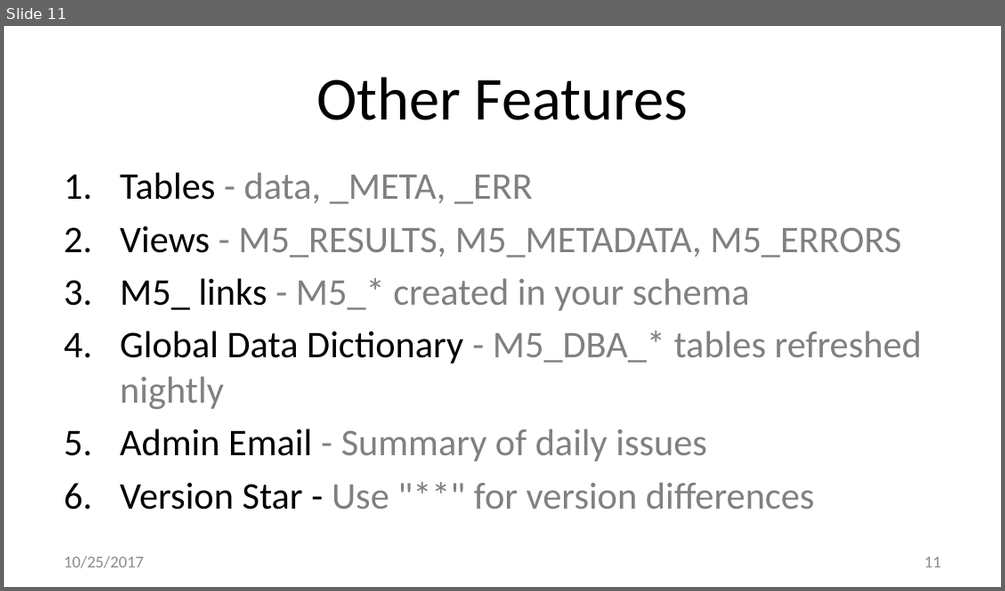
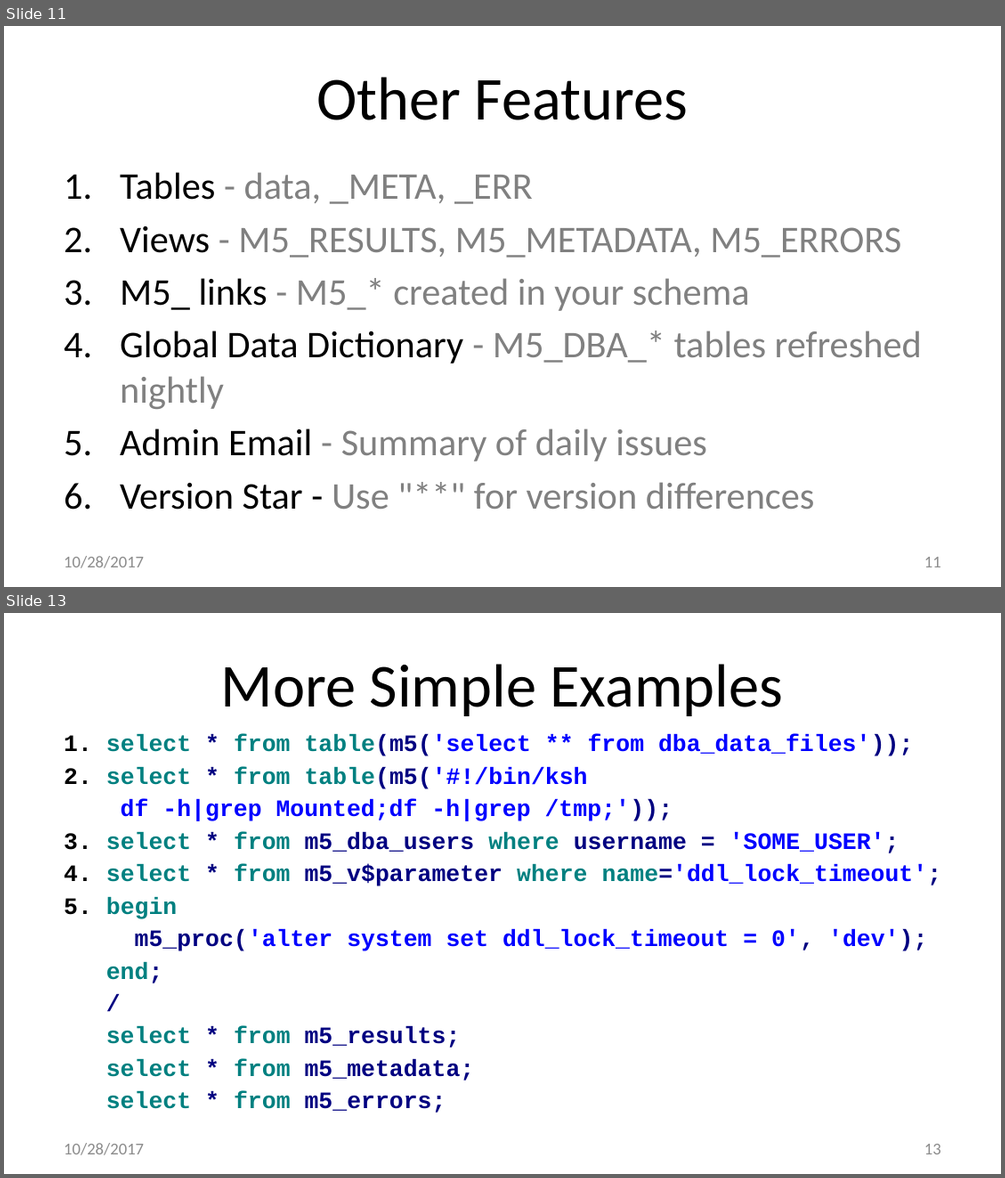
Before and after one commit to method5/method5.github.io, a slide deck: presentations/Method5.pptx. Shown one above the other, each under a label of ours: slide 11 before the commit, slides 11 and 13 after it; the slides between them are not shown. The pictures are 1005x591 and 1005x1178 pixels, drawn with LibreOffice and Linux fonts; fonts in the diff are those of the drawing; background and template pictures are left out. Boxes give left, top, right and bottom in pixels: in the first picture for what was removed or moved away, otherwise in the second. Text is boxed around its words. In the diff, an @@ line names an element or a change of style, - is before the commit and + after.

Commit message:
Expanded examples.
- Added slide with simple, complete example in SQL*Plus.
- Added slide with some more simple examples.
- Broke complex examples slide into individual slides, since running the examples probably isn't an option.

```diff
--- a/presentations/Method5.pptx
+++ b/presentations/Method5.pptx
@@ slide 13 added at (4,613,1001,1174), background #FFFFFF @@
@@ title added at (221,664,784,716), 44 pt, text #000000 @@
+More Simple Examples
@@ text added at (64,735,942,1112), 17 pt, text #0000FF, bold @@
+1. select * from table(m5('select ** from dba_data_files'));
+2. select * from table(m5('#!/bin/ksh
+df -h|grep Mounted;df -h|grep /tmp;'));
+3. select * from m5_dba_users where username = 'SOME_USER';
+4. select * from m5_v$parameter where name='ddl_lock_timeout';
+5. begin
+m5_proc('alter system set ddl_lock_timeout = 0', 'dev');
+end;
+/
+select * from m5_results;
+select * from m5_metadata;
+select * from m5_errors;
@@ text added at (64,1143,144,1155), 12 pt, text #8C8C8C @@
+10/28/2017
@@ page number added at (924,1143,941,1154), 12 pt, text #8C8C8C @@
+13
@@ slide 11 changed as well @@
@@ text at (64,556,144,568): text changed @@
-10/25/2017
+10/28/2017
```
Also in this commit, not shown: 14 other slides changed, 5 other slides added, 1 slide removed.
